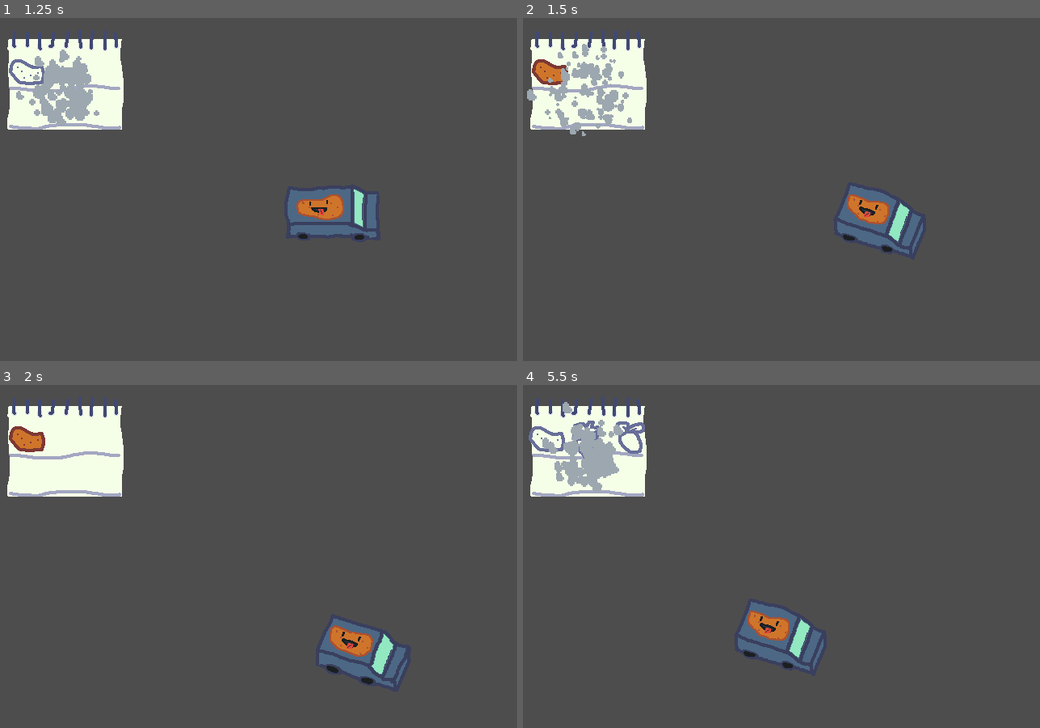
Above: before the commit, frames 1-4 (two rows, left to right).
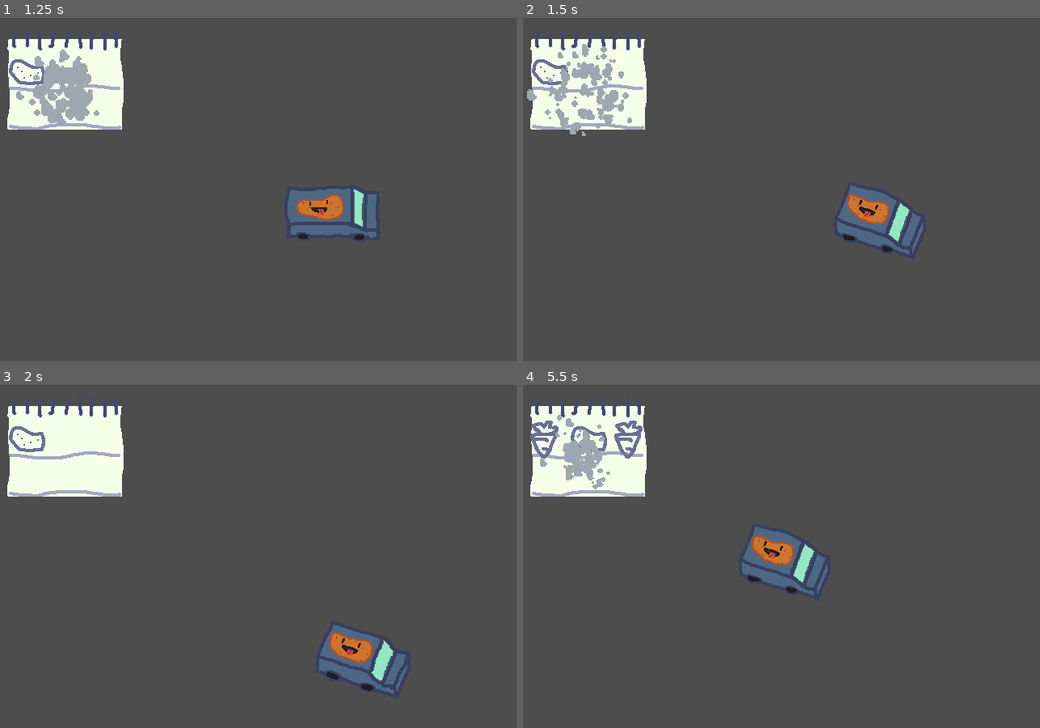
Above: after the commit, the same moments.

Repository: MatricsCode/Cozy-Fall-Jam
Game: Godot game, scene res://Scenes/Main/Main.tscn
The game is run twice, just before and just after one commit, with the same random seed, the same clock (stepped at 60 frames per second) and the same inputs.
Inputs:
- Up to frame 1 (1.25 s): tap Enter at 0.5 s; hold Right (Right) from 0.53 s (still down); tap 1 (Dev1) at 0.6 s
- Up to frame 2 (1.5 s): release Right (Right) at 1.28 s; hold Down (Down) from 1.28 s (still down); tap 2 (Dev2, bound only before the commit) at 1.35 s
- Up to frame 3 (2 s): keep holding Down (Down)
- Up to frame 4 (5.5 s): release Down (Down) at 2.03 s; hold Right (Right) 2.03-2.78 s; tap 1 (Dev1) at 2.1, 3.6, 5.1 s; hold Up (Up) 2.78-3.53 s; tap 2 (Dev2, bound only before the commit) at 2.85, 4.35 s; hold Left (Left) 3.53-5.03 s; hold Down (Down) from 5.03 s (still down)

Frame 1 is identical in both runs. In frame 2, 0.3% of the frame differs, in the area x 1-9%, y 12-20%; in frame 3, 2.1%; in frame 4, 5.4%, in the area x 1-59%, y 4-84%.

Commit message:
Fixing Obstacles

Diff:
--- a/Code/Car/car.gd
+++ b/Code/Car/car.gd
@@ -104,18 +104,7 @@
 	GlobalScript.lost.emit()
 	sprite.play("forwards")
 	var lose = get_tree().create_tween()
-	lose.tween_property(self, "position", Vector2(0, -100), 1)
-	await lose.finished
-
-	lose.kill()
-	lose = get_tree().create_tween()
-	lose.tween_property(self, "position", Vector2(0, 100), 1)
-	await lose.finished
-
-	lose.kill()
-	lose = get_tree().create_tween()
-	lose.tween_property(self, "position", Vector2(0, 0), 1)
-
+	lose.tween_property(self, "position", Vector2(200, -75), 1)
 func _start_driving():
 	moving = true
 func _stop_driving():
--- a/Code/Obstacles/obstacle_main.gd
+++ b/Code/Obstacles/obstacle_main.gd
@@ -1,10 +1,6 @@
 extends Node2D
 
 const VEGTABLES = preload("uid://dd47p8tm22bqt")
-
-@onready var stump = $Stump
-@onready var stone = $Stone
-@onready var large_log = $Log
 
 var vegtable = false
 
@@ -14,6 +10,11 @@
 
 func _spawn():
 	position += Vector2(randf_range(-25,25), randf_range(-25,25))
+
+	if position.y > 130:
+		position.y = 130
+	elif position.y < -130:
+		position.y = -130
 
 	if !vegtable:
 		_obstacle()
@@ -28,37 +29,36 @@
 	var veg = VEGTABLES.instantiate()
 	add_child(veg)
 func _obstacle():
-	var obstacle = randi_range(0, 13)
+	var obstacle = randi_range(0, 17)
 	if obstacle <= 5:
-		stone.queue_free()
-		large_log.queue_free()
+		_remove_obstacles(0)
+	elif obstacle <= 10:
+		_remove_obstacles(1)
+	elif obstacle <= 11:
+		_remove_obstacles(2)
+		_remove_siblings()
+	elif obstacle <= 13:
+		_remove_obstacles(3)
+	elif obstacle <= 15:
+		_remove_obstacles(4)
 
-	elif obstacle <= 10:
-		stump.queue_free()
-		large_log.queue_free()
-	elif obstacle <= 11:
-		stump.queue_free()
-		stone.queue_free()
-		_remove_siblings(2)
+
 
 	else:
 		queue_free()
 
-func _remove_siblings(distance : int):
-	var reach = distance * 2
-	var  sibling = get_index() - distance
+func _remove_obstacles(keep : int):
+	for i in get_children():
+		if i.get_index() != keep:
+			i.queue_free()
 
-	for i in reach:
-		if sibling < 0:
-			pass
-		elif sibling == get_index():
-			pass
-		elif sibling < get_parent().get_child_count():
-			get_parent().get_child(sibling)._hit()
-
-		sibling += 1
+func _remove_siblings():
+	for i in get_parent().get_children():
+		if i.get_index() != get_index():
+			i.queue_free()
 
 func _hit():
+	prints(get_parent().name, name)
 	get_child(0).hit.connect(queue_free)
 
 	get_child(0)._hit()
--- a/Code/Obstacles/vegtables.gd
+++ b/Code/Obstacles/vegtables.gd
@@ -18,7 +18,7 @@
 	if GlobalScript.recipe.find(type_of_veg) != -1:
 		GlobalScript.vegtable_collected.emit(type_of_veg)
 
-	sprite.queue_free()
+	sprite.visible = false
 	$Area2D.queue_free()
 
 	$GPUParticles2D.emitting = true
--- a/Scenes/Car/Car.tscn
+++ b/Scenes/Car/Car.tscn
@@ -83,6 +83,7 @@
 
 [node name="ForwardCollision" type="CollisionShape2D" parent="."]
 position = Vector2(-4, 8)
+scale = Vector2(0.8, 0.8)
 shape = SubResource("RectangleShape2D_6tdsx")
 
 [node name="ForwardHitArea" type="Area2D" parent="."]
@@ -96,7 +97,7 @@
 [node name="UpwardCollision" type="CollisionShape2D" parent="."]
 position = Vector2(-4, 8)
 rotation = -0.34906584
-scale = Vector2(0.99999994, 0.99999994)
+scale = Vector2(0.8, 0.8)
 shape = SubResource("RectangleShape2D_6tdsx")
 
 [node name="UpwardHitArea" type="Area2D" parent="."]
@@ -112,7 +113,7 @@
 [node name="DownwardCollision" type="CollisionShape2D" parent="."]
 position = Vector2(-4, 8)
 rotation = 0.34906584
-scale = Vector2(0.99999994, 0.99999994)
+scale = Vector2(0.8, 0.8)
 shape = SubResource("RectangleShape2D_6tdsx")
 
 [node name="DownwardHitArea" type="Area2D" parent="."]
--- a/Scenes/Obstacle/log.tscn
+++ /dev/null
@@ -1,29 +0,0 @@
-[gd_scene load_steps=5 format=3 uid="uid://bct84lfc0f6ya"]
-
-[ext_resource type="Script" uid="uid://cf71vlin1s48o" path="res://Code/Obstacles/obstacles/base_obstacle.gd" id="1_vu7hx"]
-[ext_resource type="Texture2D" uid="uid://csmkbsgwnhkw4" path="res://Art/Obstacles/Trunk1.png" id="2_6hlsy"]
-
-[sub_resource type="RectangleShape2D" id="RectangleShape2D_ed4jl"]
-size = Vector2(32, 158)
-
-[sub_resource type="RectangleShape2D" id="RectangleShape2D_vu7hx"]
-size = Vector2(2, 381)
-
-[node name="BaseObstacle" type="StaticBody2D"]
-collision_layer = 2
-collision_mask = 0
-script = ExtResource("1_vu7hx")
-metadata/_custom_type_script = "uid://cf71vlin1s48o"
-
-[node name="Sprite2D" type="Sprite2D" parent="."]
-texture = ExtResource("2_6hlsy")
-
-[node name="CollisionShape2D" type="CollisionShape2D" parent="."]
-position = Vector2(7, -21)
-shape = SubResource("RectangleShape2D_ed4jl")
-
-[node name="Area2D" type="Area2D" parent="."]
-
-[node name="CollisionShape2D" type="CollisionShape2D" parent="Area2D"]
-position = Vector2(2, -14.5)
-shape = SubResource("RectangleShape2D_vu7hx")
--- a/Scenes/Obstacle/obstacle_main.tscn
+++ b/Scenes/Obstacle/obstacle_main.tscn
@@ -1,15 +1,21 @@
-[gd_scene load_steps=5 format=3 uid="uid://bly3j20mkirc"]
+[gd_scene load_steps=7 format=3 uid="uid://bly3j20mkirc"]
 
 [ext_resource type="Script" uid="uid://d052uqwvkabt8" path="res://Code/Obstacles/obstacle_main.gd" id="1_3oqjh"]
-[ext_resource type="PackedScene" uid="uid://ngs8fr7iw0h5" path="res://Scenes/Obstacle/stump.tscn" id="2_gkv08"]
-[ext_resource type="PackedScene" uid="uid://bct84lfc0f6ya" path="res://Scenes/Obstacle/log.tscn" id="3_ci3kf"]
-[ext_resource type="PackedScene" uid="uid://d2adi7mukj3kk" path="res://Scenes/Obstacle/stone.tscn" id="4_ob2d8"]
+[ext_resource type="PackedScene" uid="uid://ngs8fr7iw0h5" path="res://Scenes/Obstacle/obstacles/stump.tscn" id="2_uba3n"]
+[ext_resource type="PackedScene" uid="uid://d2adi7mukj3kk" path="res://Scenes/Obstacle/obstacles/stone.tscn" id="3_tpmf4"]
+[ext_resource type="PackedScene" uid="uid://dfs1eyqldgc6m" path="res://Scenes/Obstacle/obstacles/log1.tscn" id="4_g2vro"]
+[ext_resource type="PackedScene" uid="uid://c37bayw1mypf8" path="res://Scenes/Obstacle/obstacles/log2.tscn" id="5_uba3n"]
+[ext_resource type="PackedScene" uid="uid://d3eph0ewybx1p" path="res://Scenes/Obstacle/obstacles/log3.tscn" id="6_tpmf4"]
 
 [node name="ItemMain" type="Node2D"]
 script = ExtResource("1_3oqjh")
 
-[node name="Stump" parent="." instance=ExtResource("2_gkv08")]
+[node name="Stump" parent="." instance=ExtResource("2_uba3n")]
 
-[node name="Stone" parent="." instance=ExtResource("4_ob2d8")]
+[node name="Stone" parent="." instance=ExtResource("3_tpmf4")]
 
-[node name="Log" parent="." instance=ExtResource("3_ci3kf")]
+[node name="Log" parent="." instance=ExtResource("4_g2vro")]
+
+[node name="Log2" parent="." instance=ExtResource("5_uba3n")]
+
+[node name="Log3" parent="." instance=ExtResource("6_tpmf4")]
--- /dev/null
+++ b/Scenes/Obstacle/obstacles/log1.tscn
@@ -0,0 +1,20 @@
+[gd_scene load_steps=4 format=3 uid="uid://dfs1eyqldgc6m"]
+
+[ext_resource type="Script" uid="uid://cf71vlin1s48o" path="res://Code/Obstacles/obstacles/base_obstacle.gd" id="1_57aj8"]
+[ext_resource type="Texture2D" uid="uid://csmkbsgwnhkw4" path="res://Art/Obstacles/Trunk1.png" id="2_s125x"]
+
+[sub_resource type="RectangleShape2D" id="RectangleShape2D_57aj8"]
+size = Vector2(44, 155)
+
+[node name="Log3" type="StaticBody2D"]
+collision_layer = 2
+collision_mask = 0
+script = ExtResource("1_57aj8")
+metadata/_custom_type_script = "uid://cf71vlin1s48o"
+
+[node name="LogSprite1" type="Sprite2D" parent="."]
+texture = ExtResource("2_s125x")
+
+[node name="LogCollision1" type="CollisionShape2D" parent="."]
+position = Vector2(7, -19.5)
+shape = SubResource("RectangleShape2D_57aj8")
--- /dev/null
+++ b/Scenes/Obstacle/obstacles/log2.tscn
@@ -0,0 +1,20 @@
+[gd_scene load_steps=4 format=3 uid="uid://c37bayw1mypf8"]
+
+[ext_resource type="Script" uid="uid://cf71vlin1s48o" path="res://Code/Obstacles/obstacles/base_obstacle.gd" id="1_rvw0e"]
+[ext_resource type="Texture2D" uid="uid://bx0suujwi8gj3" path="res://Art/Obstacles/Trunk2.png" id="2_rvw0e"]
+
+[sub_resource type="RectangleShape2D" id="RectangleShape2D_cfuu8"]
+size = Vector2(45, 64)
+
+[node name="Log2" type="StaticBody2D"]
+collision_layer = 2
+collision_mask = 0
+script = ExtResource("1_rvw0e")
+metadata/_custom_type_script = "uid://cf71vlin1s48o"
+
+[node name="LogSprite1" type="Sprite2D" parent="."]
+texture = ExtResource("2_rvw0e")
+
+[node name="LogCollision1" type="CollisionShape2D" parent="."]
+position = Vector2(0.5, -11)
+shape = SubResource("RectangleShape2D_cfuu8")
--- /dev/null
+++ b/Scenes/Obstacle/obstacles/log3.tscn
@@ -0,0 +1,22 @@
+[gd_scene load_steps=4 format=3 uid="uid://d3eph0ewybx1p"]
+
+[ext_resource type="Script" uid="uid://cf71vlin1s48o" path="res://Code/Obstacles/obstacles/base_obstacle.gd" id="1_fnrtf"]
+[ext_resource type="Texture2D" uid="uid://bpbojivq7prb8" path="res://Art/Obstacles/Trunk3.png" id="2_opt65"]
+
+[sub_resource type="RectangleShape2D" id="RectangleShape2D_fnrtf"]
+size = Vector2(32, 88.708984)
+
+[node name="Log3" type="StaticBody2D"]
+collision_layer = 2
+collision_mask = 0
+script = ExtResource("1_fnrtf")
+metadata/_custom_type_script = "uid://cf71vlin1s48o"
+
+[node name="LogSprite1" type="Sprite2D" parent="."]
+texture = ExtResource("2_opt65")
+
+[node name="LogCollision1" type="CollisionShape2D" parent="."]
+position = Vector2(1.4453752, 2.6996984)
+scale = Vector2(1, 0.9999999)
+skew = -0.27401674
+shape = SubResource("RectangleShape2D_fnrtf")
--- a/project.godot
+++ b/project.godot
@@ -62,8 +62,7 @@
 }
 Dev2={
 "deadzone": 0.2,
-"events": [Object(InputEventKey,"resource_local_to_scene":false,"resource_name":"","device":-1,"window_id":0,"alt_pressed":false,"shift_pressed":false,"ctrl_pressed":false,"meta_pressed":false,"pressed":false,"keycode":0,"physical_keycode":50,"key_label":0,"unicode":50,"location":0,"echo":false,"script":null)
-]
+"events": []
 }
 
 [layer_names]
Not shown, added: Art/Obstacles/Trunk2.png.import
Not shown, added: Art/Obstacles/Trunk3.png.import
Renamed: Scenes/Obstacle/stone.tscn -> Scenes/Obstacle/obstacles/stone.tscn
Renamed: Scenes/Obstacle/stump.tscn -> Scenes/Obstacle/obstacles/stump.tscn
